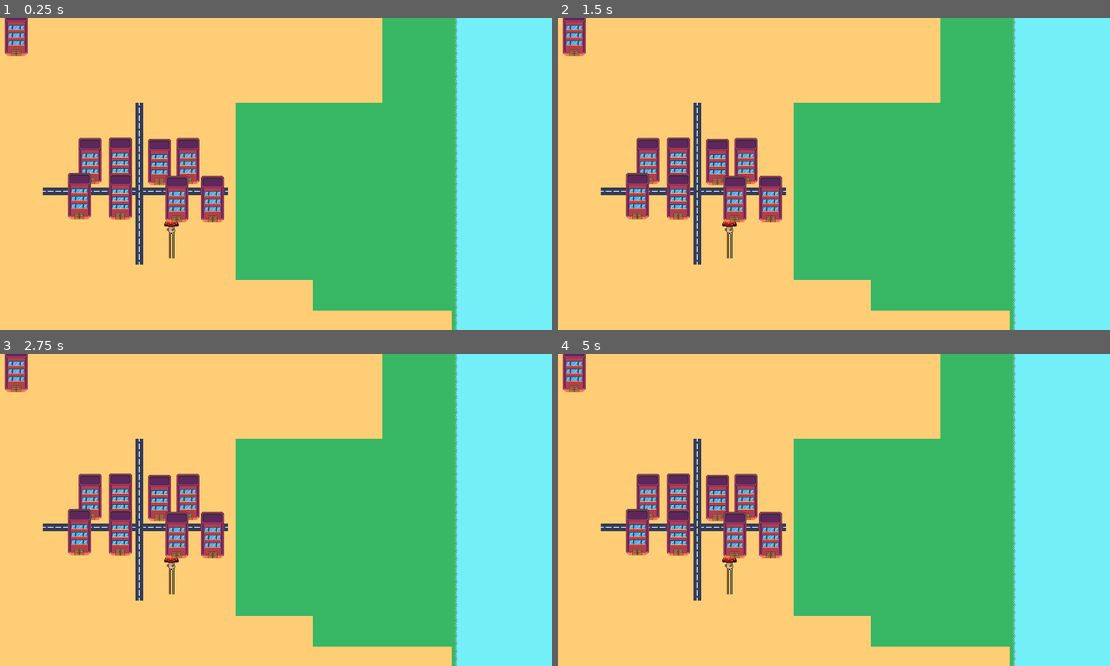
Above: before the commit, frames 1-4 (two rows, left to right).
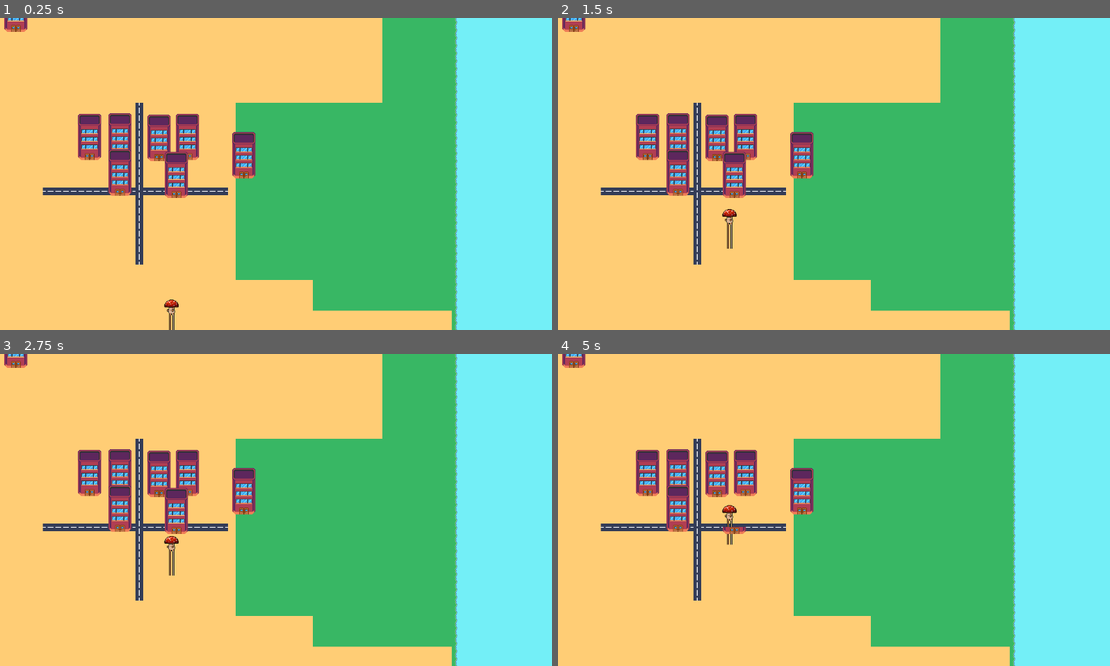
Above: after the commit, the same moments.

Repository: tichaelmurvey/big-monster-eats-city
Game: Godot game, scene res://scenes/game_root.tscn
Two runs of this game, one before a commit and one after it. Both use one fixed random seed, a clock stepped at 60 frames per second and the inputs below.
Inputs:
- Up to frame 1 (0.25 s): no input
- Up to frame 2 (1.5 s): no input
- Up to frame 3 (2.75 s): no input
- Up to frame 4 (5 s): tap Enter at 4.25 s

The runs differ from the first frame. In frame 1, 7.1% of the frame differs, in the area x 0-47%, y 0-100%; in frame 2, 6.9%; in frame 3, 6.9%; in frame 4, 7.0%.

Commit message:
damage to buildings, mushrooms bounce now

Diff:
--- a/scenes/buildings/building.gd
+++ b/scenes/buildings/building.gd
@@ -1,17 +1,15 @@
 extends StaticBody2D
 @export var hit_points = 10
 @export var destroyed = false
-# Called when the node enters the scene tree for the first time.
-func _ready() -> void:
-	pass # Replace with function body.
+var destroyed_building = load("res://assets/building_destroyed.tres")
 
 func get_hit(dmg : float) -> void:
 	hit_points -= dmg
 	if hit_points <= 0:
 		hit_points = 0
 		destroyed = true
-		$Sprite2D.texture = "res://assets/building_destroyed.tres"
-
-# Called every frame. 'delta' is the elapsed time since the previous frame.
-func _process(delta: float) -> void:
-	pass
+		#TODO: Add more visual stages of building damage
+		$original.visible = false
+		$destroyed.visible = true
+		#removes self from all collision layers. IMPORTANT: this is bitmap, not integer of layer
+		collision_layer = 0
--- a/scenes/buildings/building.tscn
+++ b/scenes/buildings/building.tscn
@@ -1,19 +1,25 @@
-[gd_scene load_steps=4 format=3 uid="uid://d0k1f06wshs7t"]
+[gd_scene load_steps=5 format=3 uid="uid://d0k1f06wshs7t"]
 
 [ext_resource type="Script" uid="uid://defilva36ovjq" path="res://scenes/buildings/building.gd" id="1_2yopf"]
 [ext_resource type="Texture2D" uid="uid://ctx3174q5wd8l" path="res://assets/building.tres" id="2_64dnl"]
+[ext_resource type="Texture2D" uid="uid://byxb0jnt1wg3w" path="res://assets/building_destroyed.tres" id="3_qcxio"]
 
 [sub_resource type="RectangleShape2D" id="RectangleShape2D_bxsma"]
 size = Vector2(48, 33)
 
 [node name="building" type="StaticBody2D"]
 script = ExtResource("1_2yopf")
-hit_points = null
-destroyed = null
 
 [node name="CollisionShape2D" type="CollisionShape2D" parent="."]
-position = Vector2(0, 25.5)
+position = Vector2(0, -17)
 shape = SubResource("RectangleShape2D_bxsma")
 
-[node name="Sprite2D" type="Sprite2D" parent="."]
+[node name="original" type="Sprite2D" parent="."]
+position = Vector2(-25, -98)
 texture = ExtResource("2_64dnl")
+centered = false
+
+[node name="destroyed" type="Sprite2D" parent="."]
+position = Vector2(-25, -16)
+texture = ExtResource("3_qcxio")
+centered = false
--- a/scenes/enemies/mushroom.gd
+++ b/scenes/enemies/mushroom.gd
@@ -1,20 +1,32 @@
 extends CharacterBody2D
 
-@export var SPEED = 30
+@export var SPEED = 150
+@export var ACCEL = 800
 
 # Called when the node enters the scene tree for the first time.
 func _ready() -> void:
-	velocity = Vector2(0, -30)
+	velocity = Vector2(0, -10)
 
 # Called every frame. 'delta' is the elapsed time since the previous frame.
 func _physics_process(delta: float) -> void:
-	handle_movement()
+	#update velocity (this is just for testing, pathfinding will take over this part!)
+	velocity.y += -ACCEL*delta
+	velocity = velocity.limit_length(SPEED)
 
-func handle_movement() -> void:
-	var collision_info = move_and_collide(velocity)
+	handle_movement(delta)
+
+#Move enemy and register collisions
+func handle_movement(delta: float) -> void:
+	var collision_info = move_and_collide(velocity * delta)
 	if collision_info:
 		handle_collision(collision_info)
 
+#handle collision
 func handle_collision(collision_info : KinematicCollision2D) -> void:
-	var collision_point = collision_info.get_position()
-	print(collision_point)
+	var hit_obj = collision_info.get_collider()
+
+	#deal 1 damage to whatever it hit
+	hit_obj.get_hit(1)
+	# ^ nb this isn't very safe, trusts get_hit exists
+	#bounce off (TODO: post-hit dmg cooldown)
+	velocity = velocity.bounce(collision_info.get_normal())
--- a/scenes/game_root.tscn
+++ b/scenes/game_root.tscn
@@ -1,8 +1,9 @@
-[gd_scene load_steps=4 format=4 uid="uid://b57opu40lbe34"]
+[gd_scene load_steps=5 format=4 uid="uid://b57opu40lbe34"]
 
 [ext_resource type="TileSet" uid="uid://b7hxkttro1ccg" path="res://assets/tilesets/city.tres" id="1_uebra"]
 [ext_resource type="PackedScene" uid="uid://cx3mr1sx8bqke" path="res://scenes/enemies/mushroom.tscn" id="2_jb3nc"]
 [ext_resource type="PackedScene" uid="uid://d0k1f06wshs7t" path="res://scenes/buildings/building.tscn" id="3_iusj4"]
+[ext_resource type="Texture2D" uid="uid://byxb0jnt1wg3w" path="res://assets/building_destroyed.tres" id="4_jb3nc"]
 
 [node name="game_root" type="Node2D"]
 metadata/_edit_lock_ = true
@@ -40,11 +41,13 @@
 [node name="building6" parent="." instance=ExtResource("3_iusj4")]
 position = Vector2(256, 370)
 
-[node name="building7" parent="." instance=ExtResource("3_iusj4")]
-position = Vector2(171, 369)
-
 [node name="building8" parent="." instance=ExtResource("3_iusj4")]
 position = Vector2(373, 375)
 
 [node name="building9" parent="." instance=ExtResource("3_iusj4")]
-position = Vector2(447, 375)
+position = Vector2(513, 334)
+
+[node name="Sprite2D" parent="building9" index="1"]
+texture = ExtResource("4_jb3nc")
+
+[editable path="building9"]
